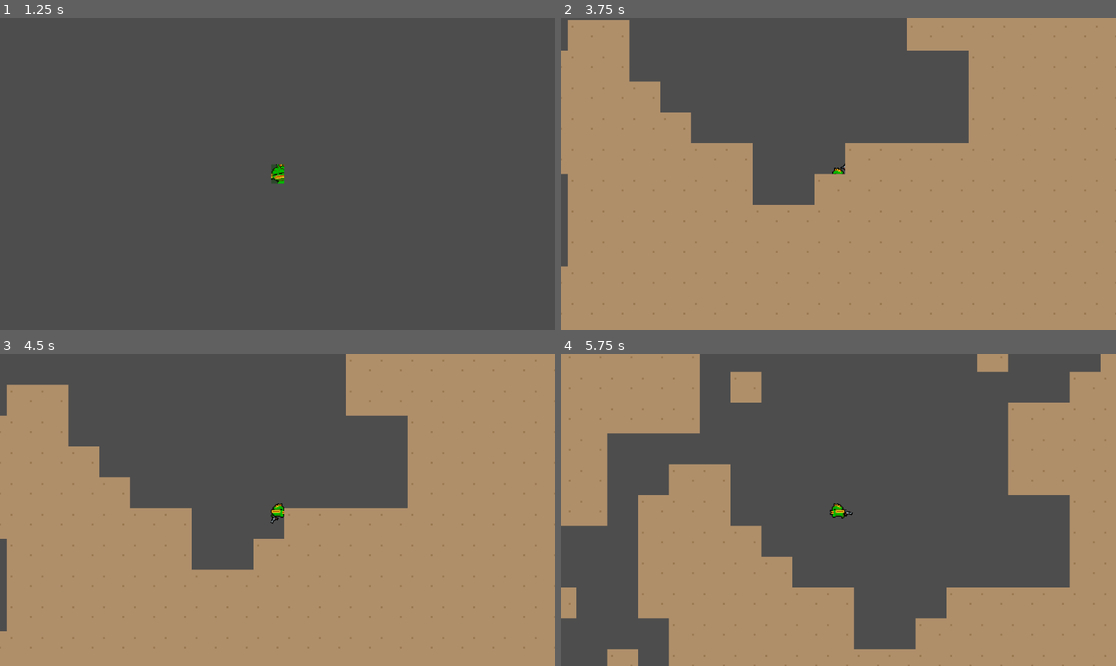
Above: before the commit, frames 1-4 (two rows, left to right).
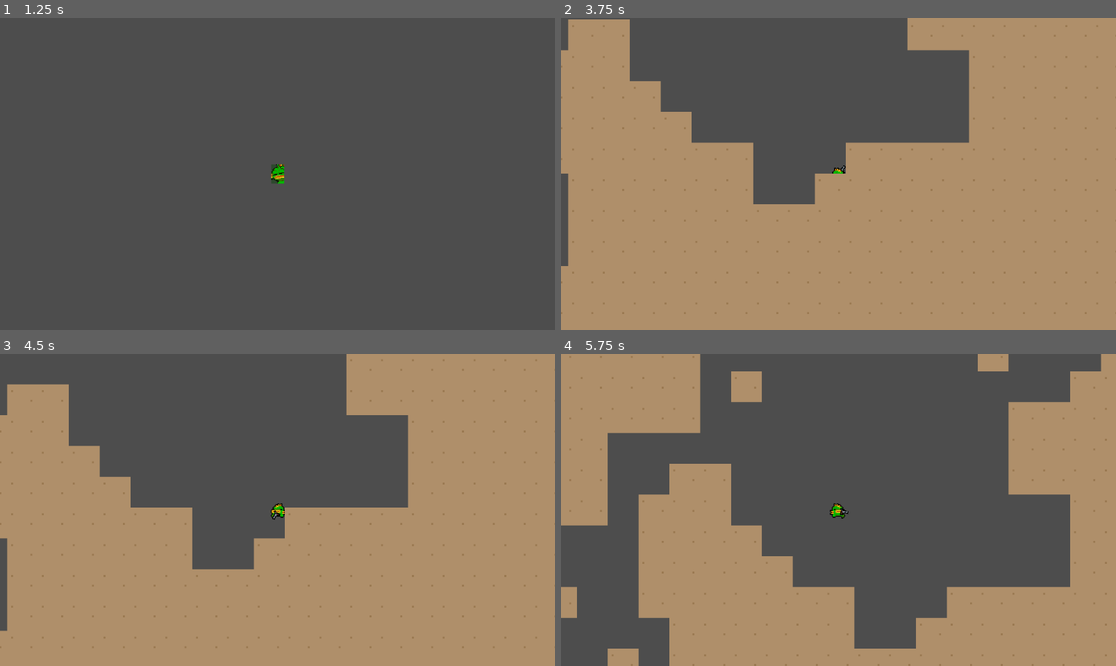
Above: after the commit, the same moments.

Repository: Tuzapeno/nuclear-throne-copy
Game: Godot game, scene res://Scenes/main_menu.tscn
The game is run twice, just before and just after one commit, with the same random seed, the same clock (stepped at 60 frames per second) and the same inputs.
Inputs (mouse positions are in pixels of both pictures, inside the frame that each line leads up to):
- Up to frame 1 (1.25 s): click "Play" at 0.5 s
- Up to frame 2 (3.75 s): click (838, 174) at 1.25 s; tap Enter at 2 s; move the mouse to (960, 158) at 2.02 s; press the mouse at (960, 158) at 2.03 s; hold D (move_right) 2.03-2.78 s; tap E (use) at 2.3, 2.85 s; move the mouse to (727, 189) at 2.77 s; release the mouse at (727, 189) at 2.78 s; hold S (move_down) 2.78-3.53 s; click (727, 189) at 3.05 s; move the mouse to (894, 105) at 3.52 s; press the mouse at (894, 105) at 3.53 s; hold D (move_right) from 3.53 s (still down)
- Up to frame 3 (4.5 s): tap E (use) at 3.8 s; move the mouse to (249, 572) at 4.27 s; release D (move_right) at 4.28 s; release the mouse at (249, 572) at 4.28 s; hold W (move_up) from 4.28 s (still down); tap Space (swap_weapons) at 4.35 s
- Up to frame 4 (5.75 s): click (810, 572) at 4.55 s; move the mouse to (1005, 556) at 5.02 s; release W (move_up) at 5.03 s; hold A (move_left) from 5.03 s (still down); tap E (use) at 5.1 s

Frame 1 is identical in both runs. In frame 2, 0.4% of the frame differs, in the area x 0-100%, y 0-96%; in frame 3, 0.5%; in frame 4, 0.9%, in the area x 0-99%, y 0-100%.

Commit message:
refactor(Weapons): :art: Make the player call functions on the weapon and don't modify it directly

Diff:
--- a/Scenes/Weapons/pistol.tscn
+++ b/Scenes/Weapons/pistol.tscn
@@ -6,6 +6,7 @@
 
 [node name="Pistol" instance=ExtResource("1_nx7sq")]
 script = ExtResource("2_absel")
+my_name = "Pistol"
 
 [node name="Sprite2D" parent="." index="0"]
 texture = ExtResource("2_84gul")
--- a/Scenes/Weapons/shotgun.tscn
+++ b/Scenes/Weapons/shotgun.tscn
@@ -6,6 +6,7 @@
 
 [node name="Shotgun" instance=ExtResource("1_limom")]
 script = ExtResource("2_f4agf")
+my_name = "Shotgun"
 ammo_type = 1
 
 [node name="Sprite2D" parent="." index="0"]
--- a/Scenes/player.tscn
+++ b/Scenes/player.tscn
@@ -97,13 +97,12 @@
 [node name="AnimatedSprite2D" type="AnimatedSprite2D" parent="."]
 sprite_frames = SubResource("SpriteFrames_s1frk")
 animation = &"walk"
-frame = 3
-frame_progress = 0.667524
+frame = 1
+frame_progress = 0.993104
 
 [node name="CollisionShape2D" type="CollisionShape2D" parent="."]
-position = Vector2(-0.5, 0.5)
 shape = SubResource("RectangleShape2D_a01bv")
 
 [node name="Sprite2D" type="Sprite2D" parent="."]
 visible = false
-texture = ExtResource("4_35n4n")
+texture = ExtResource("4_lc4hs")
--- a/Scripts/Weapons/pistol.gd
+++ b/Scripts/Weapons/pistol.gd
@@ -1,16 +1,16 @@
 extends Weapon
 
 func _ready() -> void:
-	my_name = "Pistol"
-	type = TYPE.SEMI_AUTO
-	ammo_type = AMMO.BULLET
-	fire_rate = 0.2
+    my_name = "Pistol"
+    type = TYPE.SEMI_AUTO
+    ammo_type = AMMO.BULLET
+    fire_rate = 0.2
 
 func fire():
-	if can_shoot:
-		# Shooting logic here
-		print("~" + my_name + " FIRES~")
-		trigger()
+    if can_shoot:
+        # Shooting logic here
+        print("~" + my_name + " FIRES~")
+        trigger()
 
 func _process(delta: float) -> void:
-	super(delta)
+    super(delta)
--- a/Scripts/Weapons/weapon.gd
+++ b/Scripts/Weapons/weapon.gd
@@ -17,41 +17,50 @@
 var can_shoot: bool = true
 var is_primary: bool = false
 var facing_right: bool = true
+var base_z_index = z_index
 
 func fire() -> void:
-	pass
+    pass
 
 func _process(delta: float) -> void:
-	if shoot_cooldown > 0:
-		shoot_cooldown -= delta
+    # Update shoot cooldown
+    if shoot_cooldown > 0:
+        shoot_cooldown -= delta
+        if shoot_cooldown <= 0:
+            can_shoot = true
 
-	if shoot_cooldown <= 0:
-		can_shoot = true
+    var mouse_pos: Vector2 = get_global_mouse_position()
 
-	var mouse_pos: Vector2 = get_global_mouse_position()
+    # Determine if the weapon is facing right
+    facing_right = global_position.x < mouse_pos.x
 
-	# TODO: need to find a better way to do this
-
-	facing_right = global_position.x < mouse_pos.x
-
-	# Primary weapon should aim towards mouse
-	if is_primary:
-		# Rotate weapon towards mouse
-		sprite.rotation = (mouse_pos - global_position).angle()
-		# Flip weapon sprite
-		sprite.flip_v = not facing_right
-	# Extra weapon should stay behind the player
-	else:
-		if facing_right:
-			sprite.rotation = Vector2.UP.angle() - deg_to_rad(30)
-		else:
-			sprite.rotation = Vector2.UP.angle() + deg_to_rad(30)
+    # Rotate and flip weapon sprite
+    if is_primary:
+        sprite.rotation = (mouse_pos - global_position).angle()
+        sprite.flip_v = not facing_right
+    else:
+        sprite.flip_v = not facing_right
 
 
 
+# TODO: add functions so instead of player modifying the weapon,
+# the player only calls the weapon functions
 func trigger() -> void:
-	shoot_cooldown = fire_rate
-	can_shoot = false
+    shoot_cooldown = fire_rate
+    can_shoot = false
 
 func unset_offset() -> void:
-	sprite.offset = Vector2()
+    sprite.offset = Vector2()
+
+func make_primary() -> void:
+    is_primary = true
+    sprite.offset = Vector2(sprite.texture.get_width() * 0.3, 0)  # Offset it a bit to front
+    z_index = base_z_index + 1  # Make it render in front of player
+
+func make_extra() -> void:
+    # Reset position to back of character
+    position = Vector2(0, 0)
+    is_primary = false
+
+    sprite.rotation = Vector2.UP.angle() # Rotate weapon to face upwards
+    z_index = base_z_index - 1  # Render behind the player
--- a/Scripts/Weapons/weapon_drop.gd
+++ b/Scripts/Weapons/weapon_drop.gd
@@ -13,7 +13,7 @@
 func _ready() -> void:
 	weapon = weapon_scene.instantiate()
 	print("Weapon created at ready: ", weapon)
-	label.text = "Pick up (E)"
+	label.text = weapon.my_name + " (E)"
 	label.hide()
 
 func _process(_delta: float) -> void:
--- a/Scripts/player.gd
+++ b/Scripts/player.gd
@@ -8,23 +8,18 @@
 @export var speed: float = 150.0  # Player speed
 
 @onready var animsprite2D: AnimatedSprite2D = $AnimatedSprite2D  # Reference to AnimatedSprite2D node
-@onready var base_sprite: Sprite2D = $Sprite2D  # Reference to BaseSprite node
+@onready var sprite: Sprite2D = $Sprite2D  # Reference to Sprite2D node
 
 var weapon_primary: Weapon = null :
     set(weapon):
         weapon_primary = weapon
-        weapon_primary.sprite.offset.x = weapon_primary.sprite.texture.get_width() * 0.5
-        weapon_primary.is_primary = true
-        weapon_primary.z_index = z_index + 1
+        weapon_primary.make_primary()
 
 
 var weapon_extra: Weapon = null :
     set(weapon):
         weapon_extra = weapon
-        weapon_extra.global_position = global_position
-        weapon_extra.unset_offset()
-        weapon_extra.is_primary = false
-        weapon_extra.z_index = z_index - 1
+        weapon_extra.make_extra()
 
 
 
@@ -72,7 +67,12 @@
 
     # Flip character
     var direction: Vector2 = get_global_mouse_position() - global_position
-    animsprite2D.flip_h = direction.x < 0
+
+    var flip: bool = direction.x < 0
+
+    animsprite2D.flip_h = flip
+    #weapon.flip_h = flip
+
 
     # Make gun go behind the player when aiming upwards
     if direction.y < 0 and weapon_primary != null:
Not shown: 1 places in Scenes/player.tscn that only renumber resources
